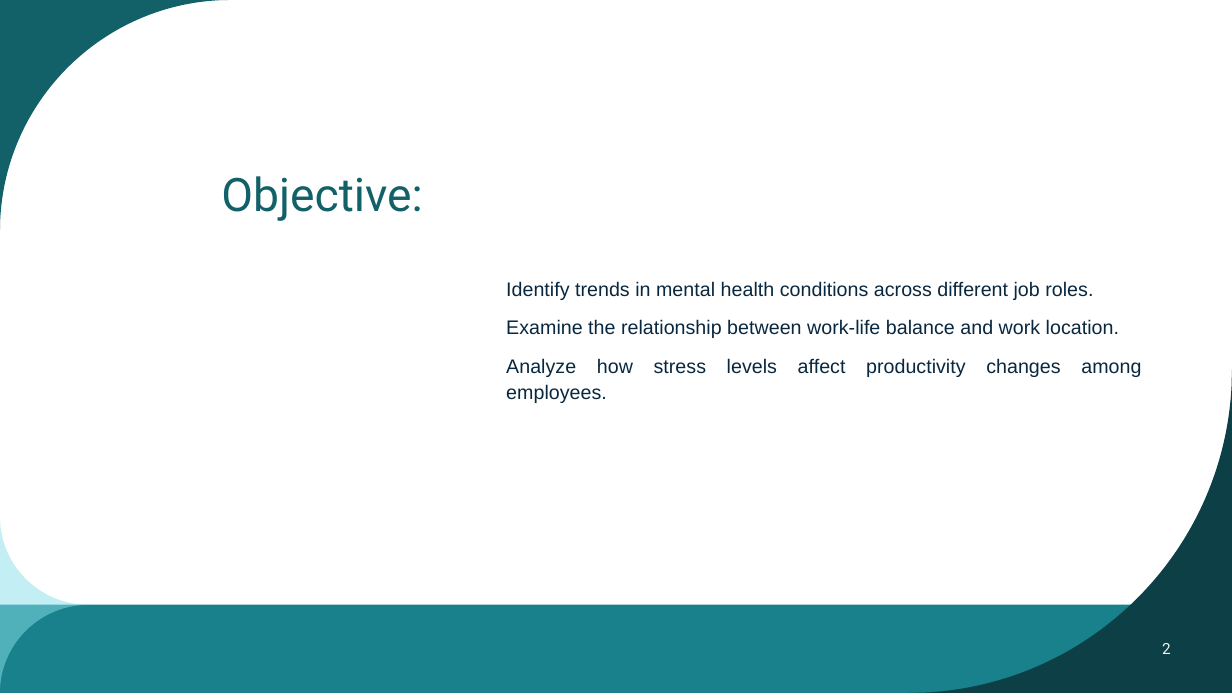
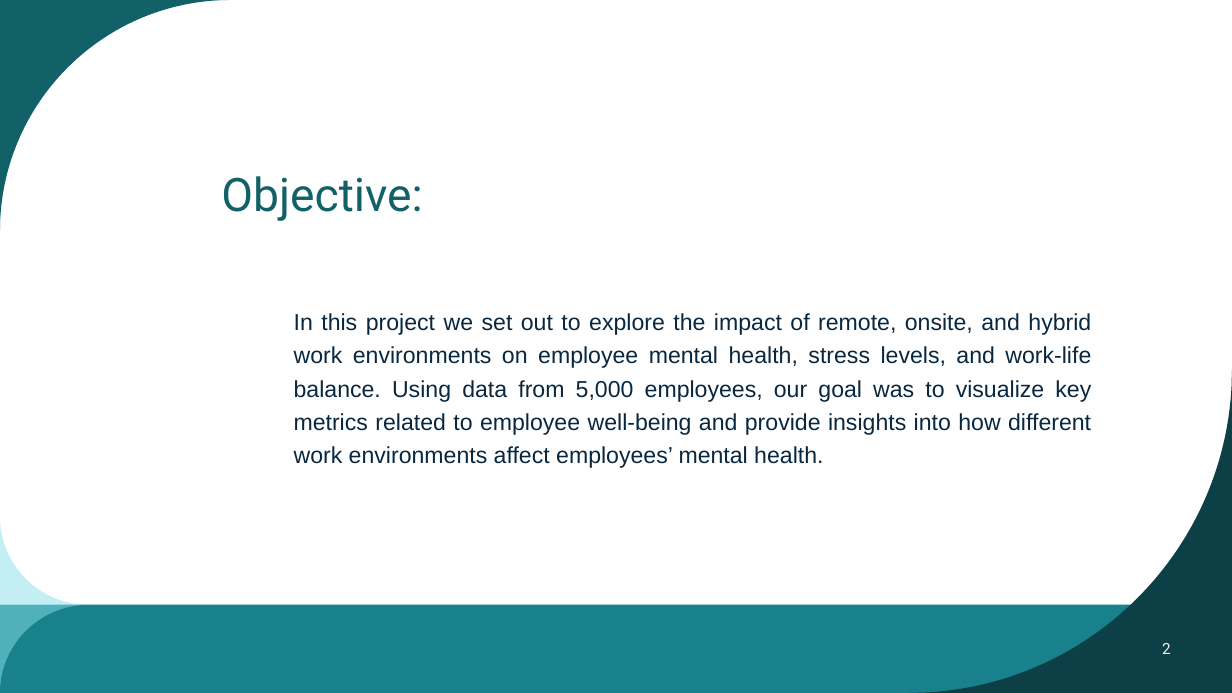
Before and after one commit to AzaniaHH/Project-3, a slide deck: slide 2 of Mental Health presentation.pptx. Drawn at 1232x693 pixels with LibreOffice and Linux fonts; fonts in the diff are those of the drawing. Boxes give left, top, right and bottom in pixels: in the first picture for what was removed or moved away, otherwise in the second. Text is boxed around its words. In the diff, an @@ line names an element or a change of style, - is before the commit and + after.

Commit message:
adding updated ppt

```diff
--- a/Mental Health presentation.pptx
+++ b/Mental Health presentation.pptx
@@ text at bbox=[294, 313, 1091, 468]: text changed; size 15.3 to 18 pt @@
-Identify trends in mental health conditions across different job roles.
-Examine the relationship between work-life balance and work location.
-Analyze how stress levels affect productivity changes among employees.
+In this project we set out to explore the impact of remote, onsite, and hybrid work environments on employee mental health, stress levels, and work-life balance. Using data from 5,000 employees, our goal was to visualize key metrics related to employee well-being and provide insights into how different work environments affect employees’ mental health.
```
Also in this commit, not shown: 1 other slide changed, 15 slides added, 5 slides removed.
